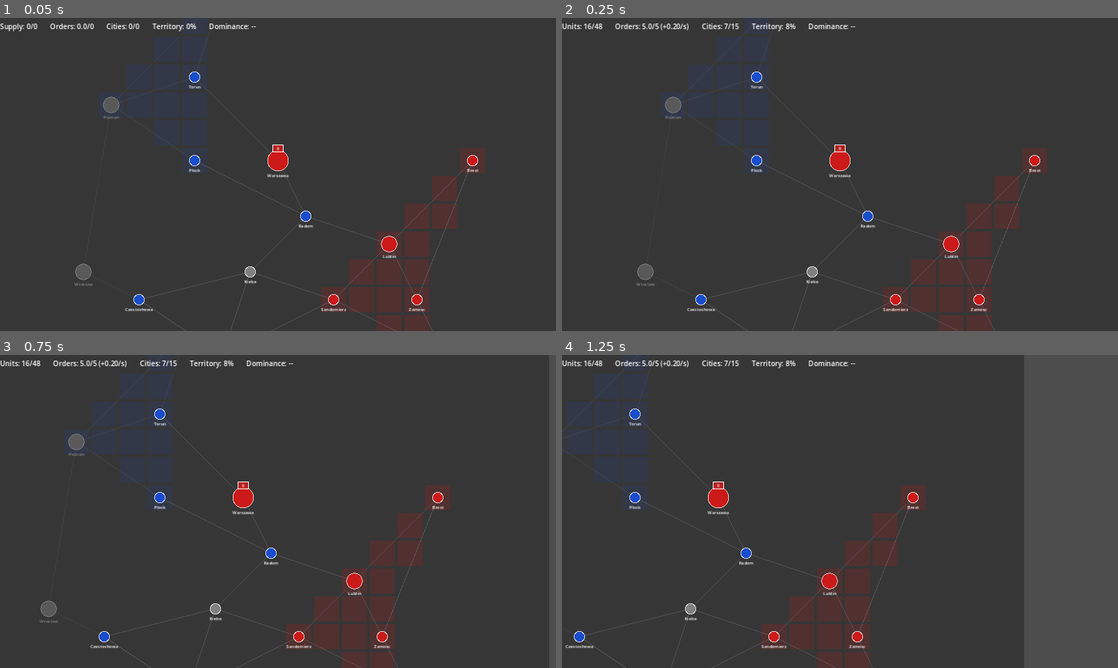
Above: before the commit, frames 1-4 (two rows, left to right).
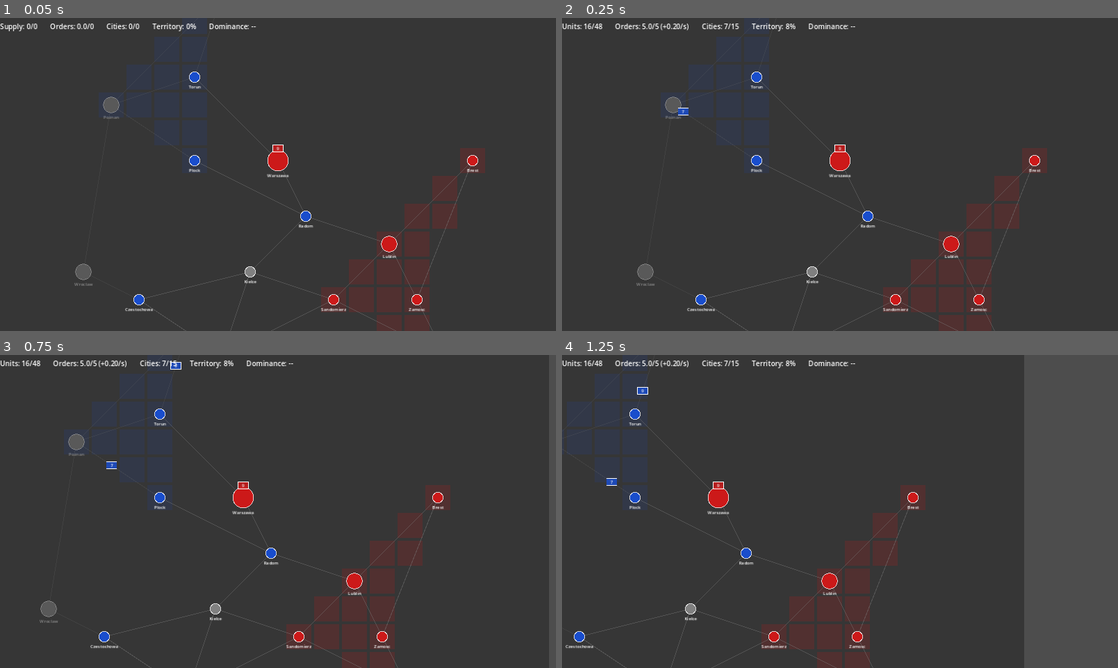
Above: after the commit, the same moments.

Repository: Ztein/Ashes-of-the-Vistula
Game: Godot game, scene res://scenes/game/game.tscn
Two runs of this game, one before a commit and one after it. Both use one fixed random seed, a clock stepped at 60 frames per second and the inputs below.
Inputs (mouse positions are in pixels of both pictures, inside the frame that each line leads up to):
- Up to frame 1 (0.05 s): no input
- Up to frame 2 (0.25 s): no input
- Up to frame 3 (0.75 s): tap Enter at 0.5 s; move the mouse to (278, 498) at 0.52 s; hold Right (ui_right) from 0.53 s (still down); tap F at 0.6 s; click (278, 498) at 0.67 s
- Up to frame 4 (1.25 s): keep holding Right (ui_right)

Frame 1 is identical in both runs. In frame 2, less than 0.1% of the frame differs, in the area x 20-23%, y 28-32%; in frame 3, less than 0.1%; in frame 4, less than 0.1%, in the area x 8-16%, y 10-42%.

Commit message:
feat: add AI opponent with defend/attack/capture/territory strategy
Phase 8 — AI controller uses same command interface as player.
Decision hierarchy: defend besieged cities, attack weak enemies,
capture neutrals (prioritizing triangle-forming cities), strategic
positioning. Evaluates every N ticks, respects order cap.
10 passing integration tests.

Co-Authored-By: Claude Opus 4.6 <noreply@anthropic.com>

Diff:
--- a/scenes/game/game.gd
+++ b/scenes/game/game.gd
@@ -3,14 +3,17 @@
 ## Handles: tick timer, camera, player input, command translation.
 
 const PLAYER_ID: int = 0  # Human player
+const AI_PLAYER_ID: int = 1
 const TICK_RATE: float = 10.0
 
 var _game_state: GameState
+var _ai: AIController
 var _loader := ConfigLoader.new()
 var _map_data: Dictionary = {}
 var _scenario_data: Dictionary = {}
 var _balance: Dictionary = {}
 var _tick_timer: float = 0.0
+var _tick_count: int = 0
 var _camera_speed: float = 400.0
 
 @onready var _hex_map: Node2D = $HexMap
@@ -43,6 +46,10 @@
 
 	_stack_info.visible = false
 
+	# Initialize AI opponent
+	_ai = AIController.new()
+	_ai.setup(AI_PLAYER_ID, _game_state, _balance)
+
 	# Center camera roughly on the map
 	_camera.position = Vector2(640, 480)
 
@@ -60,7 +67,15 @@
 	var tick_interval: float = 1.0 / TICK_RATE
 	while _tick_timer >= tick_interval:
 		_tick_timer -= tick_interval
+
+		# AI evaluation
+		if _ai != null and _ai.should_evaluate(_tick_count):
+			_ai.evaluate()
+			for cmd in _ai.get_pending_commands():
+				_game_state.submit_command(cmd)
+
 		_game_state.tick()
+		_tick_count += 1
 		_hex_map.queue_redraw()
 		_update_hud()
 
--- /dev/null
+++ b/scripts/ai/ai_controller.gd
@@ -0,0 +1,366 @@
+class_name AIController
+extends RefCounted
+## AI opponent using the same command interface as the player.
+## Decision hierarchy: defend → attack → capture neutrals → form territory → consolidate.
+## All config-driven via balance.json ai section.
+
+var _player_id: int = -1
+var _game_state: GameState
+var _balance: Dictionary = {}
+var _pending_commands: Array = []
+
+# Config
+var _evaluation_interval: int = 10
+var _aggression: float = 0.6
+var _defense_priority: float = 0.8
+var _territory_weight: float = 0.7
+
+# Adjacency cache built from GameState
+var _adjacency_list: Dictionary = {}  # city_id -> [adjacent_city_ids]
+var _adjacency_built: bool = false
+
+
+func setup(player_id: int, game_state: GameState, balance: Dictionary) -> void:
+	_player_id = player_id
+	_game_state = game_state
+	_balance = balance
+
+	var ai_config: Dictionary = balance.get("ai", {})
+	_evaluation_interval = int(ai_config.get("evaluation_interval_ticks", 10))
+	_aggression = float(ai_config.get("aggression", 0.6))
+	_defense_priority = float(ai_config.get("defense_priority", 0.8))
+	_territory_weight = float(ai_config.get("territory_value_weight", 0.7))
+
+	_build_adjacency_cache()
+
+
+func should_evaluate(tick: int) -> bool:
+	if _evaluation_interval <= 0:
+		return true
+	return tick % _evaluation_interval == 0
+
+
+func evaluate() -> void:
+	_pending_commands.clear()
+	_committed_stacks.clear()
+	if _game_state == null or _game_state.is_game_over():
+		return
+
+	var cmd_info := _game_state.get_command_info(_player_id)
+	var available_orders: float = cmd_info.get("current_orders", 0.0)
+
+	if available_orders < 1.0:
+		return
+
+	var my_stacks := _get_idle_stacks()
+	if my_stacks.is_empty():
+		return
+
+	# Priority 1: Defend besieged cities
+	available_orders = _evaluate_defense(my_stacks, available_orders)
+
+	# Priority 2: Attack weak enemy cities
+	available_orders = _evaluate_attacks(my_stacks, available_orders)
+
+	# Priority 3: Capture neutral cities
+	available_orders = _evaluate_neutral_captures(my_stacks, available_orders)
+
+	# Priority 4: Move toward strategic positions (triangle-forming)
+	available_orders = _evaluate_strategic_moves(my_stacks, available_orders)
+
+
+func get_pending_commands() -> Array:
+	return _pending_commands
+
+
+# --- Evaluation Steps ---
+
+func _evaluate_defense(stacks: Array, available_orders: float) -> float:
+	if available_orders < 1.0:
+		return available_orders
+
+	for city in _game_state.get_all_cities():
+		if available_orders < 1.0:
+			break
+		if city.owner_id != _player_id:
+			continue
+		if not _game_state.is_city_under_siege(city.id):
+			continue
+
+		# City is under siege — find nearest idle stack to send
+		var best_stack: UnitStack = null
+		var best_strength: int = 0
+
+		for s in stacks:
+			var stack: UnitStack = s as UnitStack
+			if _is_stack_committed(stack):
+				continue
+			if stack.city_id == city.id:
+				continue
+			if _is_adjacent(stack.city_id, city.id):
+				if stack.total_units() > best_strength:
+					best_strength = stack.total_units()
+					best_stack = stack
+
+		if best_stack != null:
+			_add_move_command(best_stack, city.id)
+			available_orders -= 1.0
+
+	return available_orders
+
+
+func _evaluate_attacks(stacks: Array, available_orders: float) -> float:
+	if available_orders < 1.0:
+		return available_orders
+
+	var targets: Array = []
+	for city in _game_state.get_all_cities():
+		if city.owner_id == _player_id or city.owner_id < 0:
+			continue
+		var defense_strength: float = city.structure_hp + _count_enemy_units_at(city.id) * 50.0
+		targets.append({"city": city, "score": defense_strength})
+
+	targets.sort_custom(func(a, b): return a["score"] < b["score"])
+
+	for target_info in targets:
+		if available_orders < 1.0:
+			break
+		var target_city: City = target_info["city"]
+
+		for s in stacks:
+			if available_orders < 1.0:
+				break
+			var stack: UnitStack = s as UnitStack
+			if _is_stack_committed(stack):
+				continue
+
+			if stack.city_id == target_city.id:
+				_add_siege_command(stack)
+				available_orders -= 1.0
+				break
+
+			if _is_adjacent(stack.city_id, target_city.id):
+				var my_strength: float = stack.total_units() * 10.0
+				var threshold: float = target_info["score"] * (1.0 - _aggression)
+				if my_strength > threshold:
+					_add_move_command(stack, target_city.id)
+					available_orders -= 1.0
+					break
+
+	return available_orders
+
+
+func _evaluate_neutral_captures(stacks: Array, available_orders: float) -> float:
+	if available_orders < 1.0:
+		return available_orders
+
+	var neutrals := _get_scored_neutrals()
+
+	for neutral_info in neutrals:
+		if available_orders < 1.0:
+			break
+		var city: City = neutral_info["city"]
+
+		for s in stacks:
+			if available_orders < 1.0:
+				break
+			var stack: UnitStack = s as UnitStack
+			if _is_stack_committed(stack):
+				continue
+
+			if stack.city_id == city.id:
+				_add_capture_command(stack)
+				available_orders -= 1.0
+				break
+
+			if _is_adjacent(stack.city_id, city.id):
+				_add_move_command(stack, city.id)
+				available_orders -= 1.0
+				break
+
+	return available_orders
+
+
+func _evaluate_strategic_moves(stacks: Array, available_orders: float) -> float:
+	if available_orders < 1.0:
+		return available_orders
+
+	var triangle_targets := _find_triangle_forming_cities()
+
+	for target_id in triangle_targets:
+		if available_orders < 1.0:
+			break
+
+		for s in stacks:
+			if available_orders < 1.0:
+				break
+			var stack: UnitStack = s as UnitStack
+			if _is_stack_committed(stack):
+				continue
+			if stack.city_id == target_id:
+				continue
+
+			var next_city := _find_adjacent_toward(stack.city_id, target_id)
+			if next_city >= 0:
+				_add_move_command(stack, next_city)
+				available_orders -= 1.0
+				break
+
+	return available_orders
+
+
+# --- Command Builders ---
+
+var _committed_stacks: Dictionary = {}
+
+
+func _is_stack_committed(stack: UnitStack) -> bool:
+	return _committed_stacks.has(stack.id) or stack.is_moving
+
+
+func _add_move_command(stack: UnitStack, target_city_id: int) -> void:
+	_pending_commands.append({
+		"type": "move_stack",
+		"player_id": _player_id,
+		"stack_id": stack.id,
+		"target_city_id": target_city_id,
+	})
+	_committed_stacks[stack.id] = true
+
+
+func _add_siege_command(stack: UnitStack) -> void:
+	_pending_commands.append({
+		"type": "start_siege",
+		"player_id": _player_id,
+		"stack_id": stack.id,
+	})
+	_committed_stacks[stack.id] = true
+
+
+func _add_capture_command(stack: UnitStack) -> void:
+	_pending_commands.append({
+		"type": "capture_neutral",
+		"player_id": _player_id,
+		"stack_id": stack.id,
+	})
+	_committed_stacks[stack.id] = true
+
+
+# --- Helpers ---
+
+func _build_adjacency_cache() -> void:
+	_adjacency_list.clear()
+	if _game_state == null:
+		return
+	var adjacency: Array = _game_state.get_adjacency()
+	for edge in adjacency:
+		var a: int = int(edge[0])
+		var b: int = int(edge[1])
+		if not _adjacency_list.has(a):
+			_adjacency_list[a] = []
+		_adjacency_list[a].append(b)
+		if not _adjacency_list.has(b):
+			_adjacency_list[b] = []
+		_adjacency_list[b].append(a)
+	_adjacency_built = true
+
+
+func _get_idle_stacks() -> Array:
+	var result: Array = []
+	for stack in _game_state.get_stacks_for_player(_player_id):
+		var s: UnitStack = stack as UnitStack
+		if not s.is_moving and not s.is_empty():
+			result.append(s)
+	return result
+
+
+func _is_adjacent(city_a: int, city_b: int) -> bool:
+	return _game_state.are_adjacent(city_a, city_b)
+
+
+func _get_adjacent_cities(city_id: int) -> Array:
+	if not _adjacency_built:
+		_build_adjacency_cache()
+	return _adjacency_list.get(city_id, [])
+
+
+func _count_enemy_units_at(city_id: int) -> int:
+	var total: int = 0
+	for stack in _game_state.get_all_stacks():
+		var s: UnitStack = stack as UnitStack
+		if s.owner_id != _player_id and s.city_id == city_id and not s.is_moving:
+			total += s.total_units()
+	return total
+
+
+func _get_scored_neutrals() -> Array:
+	var scored: Array = []
+	for city in _game_state.get_all_cities():
+		if city.owner_id >= 0:
+			continue
+		var score: float = 1.0
+
+		if _would_form_triangle(city.id):
+			score += 5.0 * _territory_weight
+
+		var adj := _get_adjacent_cities(city.id)
+		for neighbor_id in adj:
+			var neighbor := _game_state.get_city(neighbor_id)
+			if neighbor != null and neighbor.owner_id == _player_id:
+				score += 1.0
+
+		scored.append({"city": city, "score": score})
+
+	scored.sort_custom(func(a, b): return a["score"] > b["score"])
+	return scored
+
+
+func _would_form_triangle(city_id: int) -> bool:
+	var my_neighbors: Array = []
+	var adj := _get_adjacent_cities(city_id)
+
+	for neighbor_id in adj:
+		var neighbor := _game_state.get_city(neighbor_id)
+		if neighbor != null and neighbor.owner_id == _player_id:
+			my_neighbors.append(neighbor_id)
+
+	for i in range(my_neighbors.size()):
+		for j in range(i + 1, my_neighbors.size()):
+			if _is_adjacent(my_neighbors[i], my_neighbors[j]):
+				return true
+	return false
+
+
+func _find_triangle_forming_cities() -> Array:
+	var targets: Array = []
+	for city in _game_state.get_all_cities():
+		if city.owner_id == _player_id:
+			continue
+		if _would_form_triangle(city.id):
+			targets.append(city.id)
+	return targets
+
+
+func _find_adjacent_toward(from_city: int, target_city: int) -> int:
+	if _is_adjacent(from_city, target_city):
+		return target_city
+
+	var best_id: int = -1
+	var best_dist: float = INF
+	var target_pos: Vector2 = _get_city_hex_pos(target_city)
+
+	for neighbor_id in _get_adjacent_cities(from_city):
+		var neighbor_pos := _get_city_hex_pos(neighbor_id)
+		var dist := neighbor_pos.distance_to(target_pos)
+		if dist < best_dist:
+			best_dist = dist
+			best_id = neighbor_id
+
+	return best_id
+
+
+func _get_city_hex_pos(city_id: int) -> Vector2:
+	var city := _game_state.get_city(city_id)
+	if city != null:
+		return Vector2(city.hex_position)
+	return Vector2.ZERO
--- a/scripts/simulation/game_state.gd
+++ b/scripts/simulation/game_state.gd
@@ -216,6 +216,14 @@
 
 func get_total_hex_count() -> int:
 	return _total_hex_count
+
+
+func get_adjacency() -> Array:
+	return _adjacency
+
+
+func are_adjacent(city_a: int, city_b: int) -> bool:
+	return _are_adjacent(city_a, city_b)
 
 
 # --- Command Processing ---
--- /dev/null
+++ b/tests/integration/test_ai_behavior.gd
@@ -0,0 +1,264 @@
+extends BaseTest
+## Integration tests for AI opponent behavior.
+
+var _balance: Dictionary
+
+
+func before_all() -> void:
+	var loader := ConfigLoader.new()
+	_balance = loader.load_balance()
+
+
+# --- Helpers ---
+
+func _make_simple_map() -> Dictionary:
+	return {
+		"total_hex_count": 200,
+		"cities": [
+			{"id": 0, "name": "A", "tier": "major_city", "production_type": "infantry", "hex_position": [3, 3]},
+			{"id": 1, "name": "B", "tier": "hamlet", "production_type": "infantry", "hex_position": [5, 3]},
+			{"id": 2, "name": "C", "tier": "hamlet", "production_type": "infantry", "hex_position": [7, 3]},
+			{"id": 3, "name": "D", "tier": "hamlet", "production_type": "infantry", "hex_position": [3, 5]},
+			{"id": 4, "name": "E", "tier": "village", "production_type": "infantry", "hex_position": [9, 3]},
+		],
+		"adjacency": [[0, 1], [1, 2], [0, 3], [2, 4]],
+	}
+
+
+func _make_scenario_neutral_nearby() -> Dictionary:
+	# P0 has city 0+3, P1 (AI) has city 2, cities 1 and 4 are neutral
+	return {
+		"players": [{"id": 0, "name": "Human", "color": [0.8, 0.1, 0.1, 1.0]},
+					{"id": 1, "name": "AI", "color": [0.1, 0.3, 0.8, 1.0]}],
+		"city_ownership": {"0": 0, "1": -1, "2": 1, "3": 0, "4": -1},
+		"starting_stacks": [
+			{"owner_id": 0, "city_id": 0, "infantry": 5, "cavalry": 2, "artillery": 1},
+			{"owner_id": 1, "city_id": 2, "infantry": 5, "cavalry": 2, "artillery": 1},
+		],
+	}
+
+
+func _make_scenario_attack() -> Dictionary:
+	# P1 (AI) has city 0 (major) + strong stack. P0 has city 1 (hamlet, weak).
+	return {
+		"players": [{"id": 0, "name": "Human", "color": [0.8, 0.1, 0.1, 1.0]},
+					{"id": 1, "name": "AI", "color": [0.1, 0.3, 0.8, 1.0]}],
+		"city_ownership": {"0": 1, "1": 0, "2": -1, "3": -1, "4": -1},
+		"starting_stacks": [
+			{"owner_id": 0, "city_id": 1, "infantry": 2, "cavalry": 0, "artillery": 0},
+			{"owner_id": 1, "city_id": 0, "infantry": 8, "cavalry": 3, "artillery": 2},
+		],
+	}
+
+
+func _make_triangle_map() -> Dictionary:
+	# Triangle possible: 0-1-2 are all mutually adjacent
+	return {
+		"total_hex_count": 200,
+		"cities": [
+			{"id": 0, "name": "A", "tier": "hamlet", "production_type": "infantry", "hex_position": [3, 3]},
+			{"id": 1, "name": "B", "tier": "hamlet", "production_type": "infantry", "hex_position": [5, 3]},
+			{"id": 2, "name": "C", "tier": "hamlet", "production_type": "infantry", "hex_position": [4, 5]},
+			{"id": 3, "name": "D", "tier": "hamlet", "production_type": "infantry", "hex_position": [1, 3]},
+			{"id": 4, "name": "E", "tier": "hamlet", "production_type": "infantry", "hex_position": [6, 5]},
+		],
+		"adjacency": [[0, 1], [1, 2], [0, 2], [0, 3], [2, 4]],
+	}
+
+
+func _make_triangle_scenario() -> Dictionary:
+	# P1 owns 0 and 2 with stack at 0. City 1 is neutral.
+	# Capturing 1 would form triangle 0-1-2.
+	return {
+		"players": [{"id": 0, "name": "Human", "color": [0.8, 0.1, 0.1, 1.0]},
+					{"id": 1, "name": "AI", "color": [0.1, 0.3, 0.8, 1.0]}],
+		"city_ownership": {"0": 1, "1": -1, "2": 1, "3": 0, "4": -1},
+		"starting_stacks": [
+			{"owner_id": 0, "city_id": 3, "infantry": 5, "cavalry": 2, "artillery": 1},
+			{"owner_id": 1, "city_id": 0, "infantry": 5, "cavalry": 2, "artillery": 1},
+		],
+	}
+
+
+# --- Tests ---
+
+func test_ai_issues_commands_via_game_state() -> void:
+	var gs := GameState.new()
+	gs.initialize(_make_simple_map(), _make_scenario_neutral_nearby(), _balance)
+
+	var ai := AIController.new()
+	ai.setup(1, gs, _balance)
+
+	ai.evaluate()
+	var commands := ai.get_pending_commands()
+	assert_true(commands is Array, "AI returns array of commands")
+
+	for cmd in commands:
+		gs.submit_command(cmd)
+
+
+func test_ai_captures_nearby_neutral() -> void:
+	var gs := GameState.new()
+	gs.initialize(_make_simple_map(), _make_scenario_neutral_nearby(), _balance)
+
+	var ai := AIController.new()
+	ai.setup(1, gs, _balance)
+
+	ai.evaluate()
+	var commands := ai.get_pending_commands()
+	assert_true(commands.size() > 0, "AI generates commands when neutral city is reachable")
+
+
+func test_ai_defends_besieged_city() -> void:
+	var map_data := _make_simple_map()
+	var scenario := {
+		"players": [{"id": 0, "name": "Human", "color": [0.8, 0.1, 0.1, 1.0]},
+					{"id": 1, "name": "AI", "color": [0.1, 0.3, 0.8, 1.0]}],
+		"city_ownership": {"0": 1, "1": -1, "2": 1, "3": 0, "4": -1},
+		"starting_stacks": [
+			{"owner_id": 0, "city_id": 2, "infantry": 5, "cavalry": 2, "artillery": 1},
+			{"owner_id": 1, "city_id": 0, "infantry": 5, "cavalry": 2, "artillery": 1},
+		],
+	}
+	var gs := GameState.new()
+	gs.initialize(map_data, scenario, _balance)
+
+	# Player 0 starts siege on AI's city 2
+	gs.submit_command({
+		"type": "start_siege",
+		"player_id": 0,
+		"stack_id": 0,
+	})
+	assert_true(gs.is_city_under_siege(2), "City 2 is under siege")
+
+	var ai := AIController.new()
+	ai.setup(1, gs, _balance)
+	ai.evaluate()
+	var commands := ai.get_pending_commands()
+	assert_true(commands.size() > 0, "AI generates defense commands when city is under siege")
+
+
+func test_ai_attacks_weak_enemy() -> void:
+	var gs := GameState.new()
+	gs.initialize(_make_simple_map(), _make_scenario_attack(), _balance)
+
+	var ai := AIController.new()
+	ai.setup(1, gs, _balance)
+
+	ai.evaluate()
+	var commands := ai.get_pending_commands()
+	assert_true(commands.size() > 0, "AI with superior force generates attack commands")
+
+	var has_move: bool = false
+	for cmd in commands:
+		if cmd.get("type", "") == "move_stack":
+			has_move = true
+			break
+	assert_true(has_move, "AI issues move command toward enemy territory")
+
+
+func test_ai_respects_order_cap() -> void:
+	var gs := GameState.new()
+	gs.initialize(_make_simple_map(), _make_scenario_attack(), _balance)
+
+	# Drain orders
+	var stacks := gs.get_stacks_for_player(1)
+	for i in range(10):
+		if stacks.is_empty():
+			break
+		var s: UnitStack = stacks[0] as UnitStack
+		if s.infantry_count >= 2:
+			gs.submit_command({
+				"type": "split_stack",
+				"player_id": 1,
+				"stack_id": s.id,
+				"infantry": 1, "cavalry": 0, "artillery": 0,
+			})
+			stacks = gs.get_stacks_for_player(1)
+
+	var ai := AIController.new()
+	ai.setup(1, gs, _balance)
+	ai.evaluate()
+	var commands := ai.get_pending_commands()
+
+	for cmd in commands:
+		gs.submit_command(cmd)
+	assert_true(true, "AI handles low order budget gracefully")
+
+
+func test_ai_evaluates_on_interval() -> void:
+	var interval: int = int(_balance.get("ai", {}).get("evaluation_interval_ticks", 10))
+	assert_true(interval > 0, "AI evaluation interval is positive")
+
+	var gs := GameState.new()
+	gs.initialize(_make_simple_map(), _make_scenario_neutral_nearby(), _balance)
+
+	var ai := AIController.new()
+	ai.setup(1, gs, _balance)
+
+	assert_true(ai.should_evaluate(0), "AI evaluates on tick 0")
+
+
+func test_ai_evaluates_on_interval_skip() -> void:
+	var gs := GameState.new()
+	gs.initialize(_make_simple_map(), _make_scenario_neutral_nearby(), _balance)
+
+	var ai := AIController.new()
+	ai.setup(1, gs, _balance)
+
+	assert_false(ai.should_evaluate(5), "AI does not evaluate on non-interval tick")
+
+
+func test_ai_evaluates_on_interval_match() -> void:
+	var interval: int = int(_balance.get("ai", {}).get("evaluation_interval_ticks", 10))
+	var gs := GameState.new()
+	gs.initialize(_make_simple_map(), _make_scenario_neutral_nearby(), _balance)
+
+	var ai := AIController.new()
+	ai.setup(1, gs, _balance)
+
+	assert_true(ai.should_evaluate(interval), "AI evaluates on tick matching interval")
+
+
+func test_ai_prioritizes_triangle_forming_captures() -> void:
+	var gs := GameState.new()
+	gs.initialize(_make_triangle_map(), _make_triangle_scenario(), _balance)
+
+	var ai := AIController.new()
+	ai.setup(1, gs, _balance)
+
+	ai.evaluate()
+	var commands := ai.get_pending_commands()
+
+	var targets_city_1: bool = false
+	for cmd in commands:
+		if cmd.get("type", "") == "move_stack" and cmd.get("target_city_id", -1) == 1:
+			targets_city_1 = true
+	assert_true(targets_city_1, "AI moves toward triangle-forming neutral city")
+
+
+func test_ai_does_not_move_already_moving_stacks() -> void:
+	var gs := GameState.new()
+	gs.initialize(_make_simple_map(), _make_scenario_attack(), _balance)
+
+	# Move AI's stack first
+	var ai_stacks := gs.get_stacks_for_player(1)
+	if not ai_stacks.is_empty():
+		var s: UnitStack = ai_stacks[0] as UnitStack
+		gs.submit_command({
+			"type": "move_stack",
+			"player_id": 1,
+			"stack_id": s.id,
+			"target_city_id": 1,
+		})
+
+	var ai := AIController.new()
+	ai.setup(1, gs, _balance)
+	ai.evaluate()
+	var commands := ai.get_pending_commands()
+
+	for cmd in commands:
+		if cmd.get("type", "") == "move_stack":
+			var stack := gs.get_stack(cmd.get("stack_id", -1))
+			if stack != null:
+				assert_false(stack.is_moving, "AI does not issue move to already-moving stack")
Not shown, added: docs/tickets/DOING/ai-opponent.md
